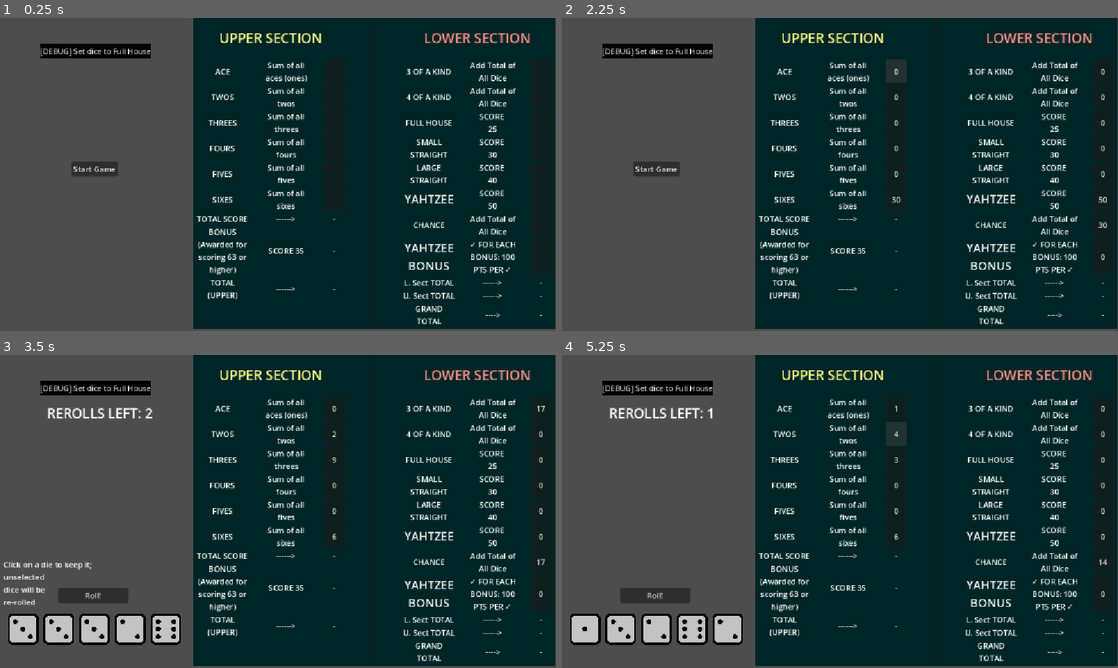
Above: before the commit, frames 1-4 (two rows, left to right).
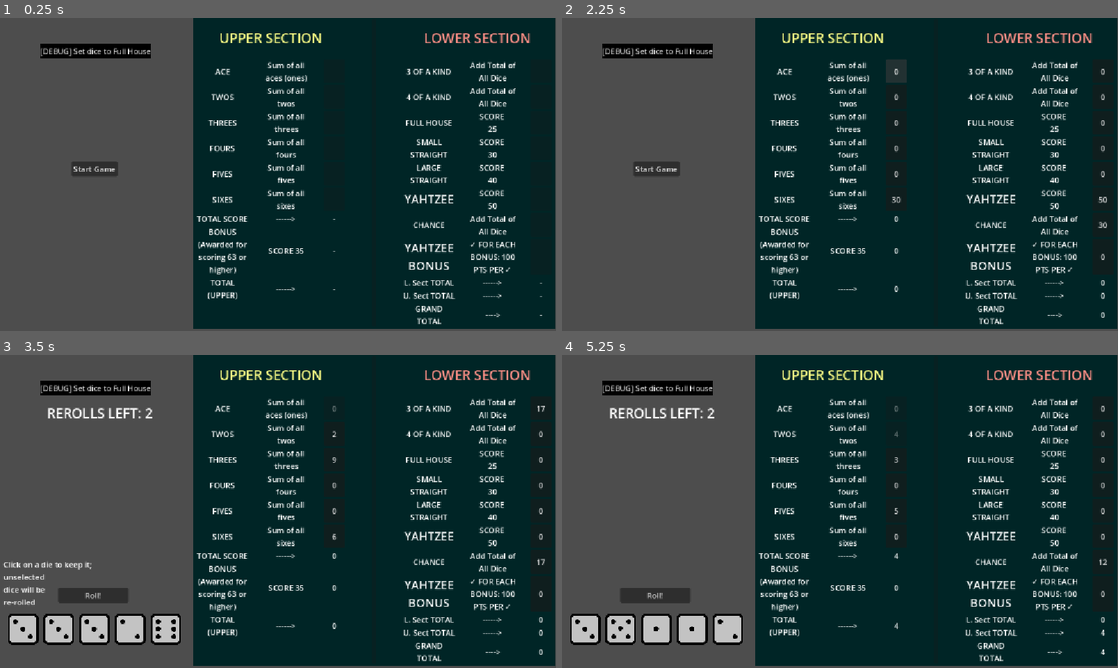
Above: after the commit, the same moments.

Repository: Cuppit/yahtzee
Game: Godot game, scene res://scenes/game_screen/game_screen.tscn
The game is run twice, just before and just after one commit, with the same random seed, the same clock (stepped at 60 frames per second) and the same inputs.
Inputs (mouse positions are in pixels of both pictures, inside the frame that each line leads up to):
- Up to frame 1 (0.25 s): no input
- Up to frame 2 (2.25 s): click (895, 71) at 0.52 s; click "[DEBUG] Set dice to Full House" at 1.25 s; click "0" at 2 s
- Up to frame 3 (3.5 s): click "Start Game" at 2.75 s
- Up to frame 4 (5.25 s): click "Roll!" at 3.5 s; click (895, 408) at 4.25 s, where only the run before the commit has a clickable "1"; click "4" at 5 s

The runs differ from the first frame. In frame 2, less than 0.1% of the frame differs, in the area x 59-98%, y 63-96%; in frame 3, less than 0.1%; in frame 4, 0.6%, in the area x 2-99%, y 16-96%.

Commit message:
scoring mostly complete

Diff:
--- /dev/null
+++ b/lab/dictionarytesting/dictionarytesting.gd
@@ -0,0 +1,8 @@
+extends Node
+
+var somedict = {"apple": 0, "banana": 1}
+
+func _ready():
+	for item in somedict:
+		print("The key is going to be: ",str(item),".  The value is going to be: ",str(somedict[item]))
+		print("type of key is: ",typeof(item), "The type of its val is: ",typeof(somedict[item]))
--- /dev/null
+++ b/lab/dictionarytesting/dictionarytesting.tscn
@@ -0,0 +1,6 @@
+[gd_scene format=3 uid="uid://dj1yeis33cr65"]
+
+[ext_resource type="Script" uid="uid://dcg04srgkbqtn" path="res://lab/dictionarytesting/dictionarytesting.gd" id="1_k2fdc"]
+
+[node name="Dictionarytesting" type="Node" unique_id=810607946]
+script = ExtResource("1_k2fdc")
--- a/scenes/dice/dice.gd
+++ b/scenes/dice/dice.gd
@@ -1,4 +1,11 @@
 extends GridContainer
+
+func unselect_dice():
+	for child in get_children():
+		if child is Die:
+			child.selected = false
+			child.set_pressed(false)
+
 
 # Gets a list of the current values of the dice,
 # returns them as an array of integers.
--- a/scenes/die/die.gd
+++ b/scenes/die/die.gd
@@ -4,6 +4,7 @@
 @onready var sel_ind = $SelectionIndicator
 
 var dice_spriteframes = preload("res://assets/custom_resources/dice.tres")
+
 var selected:bool = false
 
 var value:int = 1:
--- a/scenes/game_screen/game_screen.gd
+++ b/scenes/game_screen/game_screen.gd
@@ -39,10 +39,21 @@
 		tmr_no_rerolls_left.start()
 
 
+# called whenever the player claims a score for a category
+func process_cat_claim():
+	# Check if there are any more available categories
+	if true in (score_sheet.categories_available.values()):
+		print("still some categories available, beginning a new round:")
+		dice.unselect_dice()
+		dice.roll_all()
+		score_sheet.update_options(dice.get_current_roll())
+		rerolls = 2
+
 
 func _on_btn_game_start_pressed():
 	print("GAME STARTED")
 	dice.roll_all()
+	score_sheet.score_category_claimed.connect(func(): process_cat_claim())
 	score_sheet.update_options(dice.get_current_roll())
 	# Reset the score sheet
 	# TODO 20260823: If it becomes necessary, write a function to reset the
--- a/scenes/score_sheet/score_sheet.gd
+++ b/scenes/score_sheet/score_sheet.gd
@@ -3,6 +3,7 @@
 ## presents a player's score, and it also holds the player's scores.
 
 # --signals
+signal score_category_claimed
 
 # --enums
 
@@ -17,6 +18,7 @@
 # -- @export variables
 
 # -- remaining regular variables
+var last_dice_vals = [1,1,1,1,1]
 
 # Stores the current point value each field of the scoresheet currently has
 var scores:Dictionary = {
@@ -90,6 +92,11 @@
 @onready var lbl_chance =  $HBoxContainer/LowerSection/Chance/Score/lbl
 @onready var btn_yahtzee_bonus = $HBoxContainer/LowerSection/YahtzeeBonus/Score/btn
 @onready var lbl_yahtzee_bonus = $HBoxContainer/LowerSection/YahtzeeBonus/Score/lbl
+
+@onready var lbl_score_subtotal_lowersect = $HBoxContainer/LowerSection/LowerSectionTotal/Score/lbl
+@onready var lbl_score_uppersecttotal_lowersect = $HBoxContainer/LowerSection/UpperSectionTotal/Score/lbl
+@onready var lbl_score_grandtotal_uppersect = $HBoxContainer/LowerSection/GrandTotal/Score/lbl
+
 
 # Part of a method to make iteration over the buttons simpler
 var score_buttons = [btn_score_aces,btn_score_twos,btn_score_threes,btn_score_fours,
@@ -195,11 +202,60 @@
 
 	return score
 
+
+# Updates the
+func update_score_totals():
+	# TODO 20260831: Finish updating score totals
+	var uppersect_subtot = 0
+	var uppersect_bonus = 0
+	var lowersect_subtot = 0
+
+
+	for cat in scores:
+		print("adding ",cat," to subtotal:")
+		if cat in ["aces","twos","threes","fours","fives","sixes"]:
+			uppersect_subtot += scores[cat]
+
+		if cat in ["three_of_a_kind","four_of_a_kind","full_house","sm_straight","lg_straight","yahtzee","chance","yahtzee_bonus"]:
+			lowersect_subtot += scores[cat]
+
+	uppersect_bonus = 35 if uppersect_subtot >= 63 else 0
+
+	lbl_score_subtotal_uppersect.text = str(uppersect_subtot)
+	lbl_score_bonus_uppersect.text = str(uppersect_bonus)
+	lbl_score_total_uppersect.text = str(uppersect_subtot + uppersect_bonus)
+
+
+	lbl_score_subtotal_lowersect.text = str(lowersect_subtot)
+	lbl_score_uppersecttotal_lowersect.text = str(uppersect_subtot + uppersect_bonus)
+	lbl_score_grandtotal_uppersect.text = str(lowersect_subtot + uppersect_subtot + uppersect_bonus)
+
+	pass
+
+
+# Checks
+func enable_buttons_by_availability():
+	score_buttons = [btn_score_aces,btn_score_twos,btn_score_threes,btn_score_fours,
+			btn_score_fives,btn_score_sixes,btn_three_of_a_kind,btn_four_of_a_kind,btn_full_house,
+			btn_small_straight,btn_large_straight,btn_yahtzee,btn_chance,btn_yahtzee_bonus]
+	score_labels = [lbl_score_aces,lbl_score_twos,lbl_score_threes,lbl_score_fours,
+			lbl_score_fives,lbl_score_sixes,lbl_three_of_a_kind,lbl_four_of_a_kind,lbl_full_house,
+			lbl_small_straight,lbl_large_straight,lbl_yahtzee,lbl_chance,lbl_yahtzee_bonus]
+
+	var catkeys = categories_available.keys()
+	for cat in range (0, len(catkeys)):
+		score_buttons[cat].disabled = false if categories_available[catkeys[cat]] else true
+
+
 # Updates score values portrayed on the
 # TODO 20260824: FINISH update_options() FUNCTION
 # Decide optimal procedure (generate scores for this point in the game first,
 # THEN assign labels?  or assign the labels immediately?
 func update_options(dice_vals):
+
+	# Store this "hand" of dice for subsequent use by the scoring buttons
+	last_dice_vals = dice_vals
+
 	# Grab the UI buttons again, since they might have been nil when they were
 	# grabbed at scene startup
 	score_buttons = [btn_score_aces,btn_score_twos,btn_score_threes,btn_score_fours,
@@ -208,34 +264,72 @@
 	score_labels = [lbl_score_aces,lbl_score_twos,lbl_score_threes,lbl_score_fours,
 			lbl_score_fives,lbl_score_sixes,lbl_three_of_a_kind,lbl_four_of_a_kind,lbl_full_house,
 			lbl_small_straight,lbl_large_straight,lbl_yahtzee,lbl_chance,lbl_yahtzee_bonus]
+
+	# Check for available categories, and enable score buttons accordingly
+	enable_buttons_by_availability()
+
+	# Update the appropriate buttons with text as necessary
 	var score = 0
 	var cats = categories_available.keys()
 	for cat in range(0,len(cats)):
-		score = 0
-		if cats[cat] in ["aces","twos","threes","fours","fives","sixes"]:
-			for val in dice_vals:
-				if val == cat+1:
-					score += val
-			print("About to write to the object")
-		elif cats[cat] in ["three_of_a_kind","four_of_a_kind"]:
-			if (is_of_a_kind(dice_vals, THREE) or is_of_a_kind(dice_vals, FOUR)):
+		if (categories_available[cats[cat]]):
+			score = 0
+			if cats[cat] in ["aces","twos","threes","fours","fives","sixes"]:
 				for val in dice_vals:
-					score += val
-		elif cats[cat] == "full_house":
-			score = 25 if is_full_house(dice_vals) else 0
-		elif cats[cat] == "sm_straight":
-			score = 30 if is_straight(dice_vals, SMALL) else 0
-		elif cats[cat] == "lg_straight":
-			score = 40 if is_straight(dice_vals, LARGE) else 0
-		if categories_available[cats[cat]]:
+					if val == cat+1:
+						score += val
+				print("About to write to the object")
+			elif cats[cat] in ["three_of_a_kind","four_of_a_kind"]:
+				if (is_of_a_kind(dice_vals, THREE) or is_of_a_kind(dice_vals, FOUR)):
+					for val in dice_vals:
+						score += val
+			elif cats[cat] == "full_house":
+				score = 25 if is_full_house(dice_vals) else 0
+			elif cats[cat] == "sm_straight":
+				score = 30 if is_straight(dice_vals, SMALL) else 0
+			elif cats[cat] == "lg_straight":
+				score = 40 if is_straight(dice_vals, LARGE) else 0
 			score_buttons[cat].text = str(get_score(dice_vals, cats[cat]))
 
 
+
+# Functionality for applying a score to a category, in response to the player
+# clicking on the button associated with that category.
 func _on_btn_pressed(pressed_btn):
 	print("button pressed: ",pressed_btn)
 	print("test")
+	var cat = categories_available.keys()[score_buttons.find(pressed_btn)]
+	# Mark appropriate category as "unavailable"
+	categories_available[cat] = false
+	#print([1, 2, 3].reduce(func(accum, number): return accum + number, 10))
+
+	# Godot equivalent of calling sum on an array of ints?
+	scores[cat] = get_score(last_dice_vals, cat)
+	score_category_claimed.emit()
+
+	# Update the totals displayed on the score sheet since they may have
+	# changed
+	update_score_totals()
+
+
+
 	pass # Replace with function body.
 
+
 func _ready():
+	# Connecting all buttons to the "_on_btn_pressed" method
 	btn_three_of_a_kind.pressed.connect(func(): _on_btn_pressed(btn_three_of_a_kind))
 	btn_four_of_a_kind.pressed.connect(func(): _on_btn_pressed(btn_four_of_a_kind))
+	btn_score_aces.pressed.connect(func(): _on_btn_pressed(btn_score_aces))
+	btn_score_twos.pressed.connect(func(): _on_btn_pressed(btn_score_twos))
+	btn_score_threes.pressed.connect(func(): _on_btn_pressed(btn_score_threes))
+	btn_score_fours.pressed.connect(func(): _on_btn_pressed(btn_score_fours))
+	btn_score_fives.pressed.connect(func(): _on_btn_pressed(btn_score_fives))
+	btn_score_sixes.pressed.connect(func(): _on_btn_pressed(btn_score_sixes))
+	btn_three_of_a_kind.pressed.connect(func(): _on_btn_pressed(btn_three_of_a_kind))
+	btn_four_of_a_kind.pressed.connect(func(): _on_btn_pressed(btn_four_of_a_kind))
+	btn_full_house.pressed.connect(func(): _on_btn_pressed(btn_full_house))
+	btn_small_straight.pressed.connect(func(): _on_btn_pressed(btn_small_straight))
+	btn_large_straight.pressed.connect(func(): _on_btn_pressed(btn_large_straight))
+	btn_yahtzee.pressed.connect(func(): _on_btn_pressed(btn_yahtzee))
+	btn_chance.pressed.connect(func(): _on_btn_pressed(btn_chance))
--- a/scenes/score_sheet/score_sheet.tscn
+++ b/scenes/score_sheet/score_sheet.tscn
@@ -81,6 +81,7 @@
 
 [node name="btn" type="Button" parent="HBoxContainer/VBoxContainer/UpperSection/Aces/Score" unique_id=1801745082]
 layout_mode = 2
+disabled = true
 
 [node name="lbl" type="Label" parent="HBoxContainer/VBoxContainer/UpperSection/Aces/Score" unique_id=122571770]
 layout_mode = 2
@@ -124,6 +125,7 @@
 
 [node name="btn" type="Button" parent="HBoxContainer/VBoxContainer/UpperSection/Twos/Score" unique_id=1929632169]
 layout_mode = 2
+disabled = true
 
 [node name="lbl" type="Label" parent="HBoxContainer/VBoxContainer/UpperSection/Twos/Score" unique_id=967926282]
 layout_mode = 2
@@ -167,6 +169,7 @@
 
 [node name="btn" type="Button" parent="HBoxContainer/VBoxContainer/UpperSection/Threes/Score" unique_id=371836186]
 layout_mode = 2
+disabled = true
 
 [node name="lbl" type="Label" parent="HBoxContainer/VBoxContainer/UpperSection/Threes/Score" unique_id=227657041]
 layout_mode = 2
@@ -210,6 +213,7 @@
 
 [node name="btn" type="Button" parent="HBoxContainer/VBoxContainer/UpperSection/Fours/Score" unique_id=2019232443]
 layout_mode = 2
+disabled = true
 
 [node name="lbl" type="Label" parent="HBoxContainer/VBoxContainer/UpperSection/Fours/Score" unique_id=995262895]
 layout_mode = 2
@@ -253,6 +257,7 @@
 
 [node name="btn" type="Button" parent="HBoxContainer/VBoxContainer/UpperSection/Fives/Score" unique_id=858801354]
 layout_mode = 2
+disabled = true
 
 [node name="lbl" type="Label" parent="HBoxContainer/VBoxContainer/UpperSection/Fives/Score" unique_id=552185425]
 layout_mode = 2
@@ -296,6 +301,7 @@
 
 [node name="btn" type="Button" parent="HBoxContainer/VBoxContainer/UpperSection/Sixes/Score" unique_id=191201934]
 layout_mode = 2
+disabled = true
 
 [node name="lbl" type="Label" parent="HBoxContainer/VBoxContainer/UpperSection/Sixes/Score" unique_id=287992446]
 layout_mode = 2
@@ -485,6 +491,7 @@
 
 [node name="btn" type="Button" parent="HBoxContainer/LowerSection/ThreeOfAKind/ThreeOfAKindScore" unique_id=1396495007]
 layout_mode = 2
+disabled = true
 
 [node name="lbl" type="Label" parent="HBoxContainer/LowerSection/ThreeOfAKind/ThreeOfAKindScore" unique_id=1437037853]
 layout_mode = 2
@@ -528,6 +535,7 @@
 
 [node name="btn" type="Button" parent="HBoxContainer/LowerSection/FourOfAKind/Score" unique_id=603908122]
 layout_mode = 2
+disabled = true
 
 [node name="lbl" type="Label" parent="HBoxContainer/LowerSection/FourOfAKind/Score" unique_id=442493455]
 layout_mode = 2
@@ -573,6 +581,7 @@
 
 [node name="btn" type="Button" parent="HBoxContainer/LowerSection/FullHouse/Score" unique_id=99480190]
 layout_mode = 2
+disabled = true
 
 [node name="lbl" type="Label" parent="HBoxContainer/LowerSection/FullHouse/Score" unique_id=514232839]
 layout_mode = 2
@@ -618,6 +627,7 @@
 
 [node name="btn" type="Button" parent="HBoxContainer/LowerSection/SmallStraight/Score" unique_id=1715680047]
 layout_mode = 2
+disabled = true
 
 [node name="lbl" type="Label" parent="HBoxContainer/LowerSection/SmallStraight/Score" unique_id=1893930602]
 layout_mode = 2
@@ -663,6 +673,7 @@
 
 [node name="btn" type="Button" parent="HBoxContainer/LowerSection/LargeStraight/Score" unique_id=1784706040]
 layout_mode = 2
+disabled = true
 
 [node name="lbl" type="Label" parent="HBoxContainer/LowerSection/LargeStraight/Score" unique_id=1879776798]
 layout_mode = 2
@@ -708,6 +719,7 @@
 
 [node name="btn" type="Button" parent="HBoxContainer/LowerSection/Yahtzee/Score" unique_id=1173662197]
 layout_mode = 2
+disabled = true
 
 [node name="lbl" type="Label" parent="HBoxContainer/LowerSection/Yahtzee/Score" unique_id=1141558746]
 layout_mode = 2
@@ -751,6 +763,7 @@
 
 [node name="btn" type="Button" parent="HBoxContainer/LowerSection/Chance/Score" unique_id=811148499]
 layout_mode = 2
+disabled = true
 
 [node name="lbl" type="Label" parent="HBoxContainer/LowerSection/Chance/Score" unique_id=1051971655]
 layout_mode = 2
@@ -795,6 +808,7 @@
 
 [node name="btn" type="Button" parent="HBoxContainer/LowerSection/YahtzeeBonus/Score" unique_id=1963450152]
 layout_mode = 2
+disabled = true
 
 [node name="lbl" type="Label" parent="HBoxContainer/LowerSection/YahtzeeBonus/Score" unique_id=1347597137]
 layout_mode = 2
@@ -802,41 +816,41 @@
 [node name="LowerSectionTotal" type="HBoxContainer" parent="HBoxContainer/LowerSection" unique_id=1527171937]
 layout_mode = 2
 
-[node name="MarginContainer" type="MarginContainer" parent="HBoxContainer/LowerSection/LowerSectionTotal" unique_id=1670569443]
-custom_minimum_size = Vector2(128, -1)
-custom_maximum_size = Vector2(128, -1)
-layout_mode = 2
-theme_override_constants/margin_left = 10
-theme_override_constants/margin_right = 10
-
-[node name="Label" type="Label" parent="HBoxContainer/LowerSection/LowerSectionTotal/MarginContainer" unique_id=1773570295]
+[node name="Title" type="MarginContainer" parent="HBoxContainer/LowerSection/LowerSectionTotal" unique_id=1670569443]
+custom_minimum_size = Vector2(128, -1)
+custom_maximum_size = Vector2(128, -1)
+layout_mode = 2
+theme_override_constants/margin_left = 10
+theme_override_constants/margin_right = 10
+
+[node name="lbl" type="Label" parent="HBoxContainer/LowerSection/LowerSectionTotal/Title" unique_id=1773570295]
 layout_mode = 2
 theme_override_font_sizes/font_size = 16
 text = "L. Sect TOTAL"
 horizontal_alignment = 1
 autowrap_mode = 3
 
-[node name="MarginContainer2" type="MarginContainer" parent="HBoxContainer/LowerSection/LowerSectionTotal" unique_id=1493638906]
-custom_minimum_size = Vector2(128, -1)
-custom_maximum_size = Vector2(128, -1)
-layout_mode = 2
-theme_override_constants/margin_left = 10
-theme_override_constants/margin_right = 10
-
-[node name="Label" type="Label" parent="HBoxContainer/LowerSection/LowerSectionTotal/MarginContainer2" unique_id=725780585]
+[node name="Desc" type="MarginContainer" parent="HBoxContainer/LowerSection/LowerSectionTotal" unique_id=1493638906]
+custom_minimum_size = Vector2(128, -1)
+custom_maximum_size = Vector2(128, -1)
+layout_mode = 2
+theme_override_constants/margin_left = 10
+theme_override_constants/margin_right = 10
+
+[node name="lbl" type="Label" parent="HBoxContainer/LowerSection/LowerSectionTotal/Desc" unique_id=725780585]
 layout_mode = 2
 text = "------>"
 horizontal_alignment = 1
 autowrap_mode = 3
 
-[node name="MarginContainer3" type="MarginContainer" parent="HBoxContainer/LowerSection/LowerSectionTotal" unique_id=1168032218]
-custom_minimum_size = Vector2(64, -1)
-custom_maximum_size = Vector2(64, -1)
-layout_mode = 2
-theme_override_constants/margin_left = 10
-theme_override_constants/margin_right = 10
-
-[node name="Label" type="Label" parent="HBoxContainer/LowerSection/LowerSectionTotal/MarginContainer3" unique_id=398475852]
+[node name="Score" type="MarginContainer" parent="HBoxContainer/LowerSection/LowerSectionTotal" unique_id=1168032218]
+custom_minimum_size = Vector2(64, -1)
+custom_maximum_size = Vector2(64, -1)
+layout_mode = 2
+theme_override_constants/margin_left = 10
+theme_override_constants/margin_right = 10
+
+[node name="lbl" type="Label" parent="HBoxContainer/LowerSection/LowerSectionTotal/Score" unique_id=398475852]
 layout_mode = 2
 text = "-"
 horizontal_alignment = 1
@@ -845,41 +859,41 @@
 [node name="UpperSectionTotal" type="HBoxContainer" parent="HBoxContainer/LowerSection" unique_id=1907658846]
 layout_mode = 2
 
-[node name="MarginContainer" type="MarginContainer" parent="HBoxContainer/LowerSection/UpperSectionTotal" unique_id=2105108150]
-custom_minimum_size = Vector2(128, -1)
-custom_maximum_size = Vector2(128, -1)
-layout_mode = 2
-theme_override_constants/margin_left = 10
-theme_override_constants/margin_right = 10
-
-[node name="Label" type="Label" parent="HBoxContainer/LowerSection/UpperSectionTotal/MarginContainer" unique_id=1199270418]
+[node name="Title" type="MarginContainer" parent="HBoxContainer/LowerSection/UpperSectionTotal" unique_id=2105108150]
+custom_minimum_size = Vector2(128, -1)
+custom_maximum_size = Vector2(128, -1)
+layout_mode = 2
+theme_override_constants/margin_left = 10
+theme_override_constants/margin_right = 10
+
+[node name="lbl" type="Label" parent="HBoxContainer/LowerSection/UpperSectionTotal/Title" unique_id=1199270418]
 layout_mode = 2
 theme_override_font_sizes/font_size = 16
 text = "U. Sect TOTAL"
 horizontal_alignment = 1
 autowrap_mode = 3
 
-[node name="MarginContainer2" type="MarginContainer" parent="HBoxContainer/LowerSection/UpperSectionTotal" unique_id=1011381891]
-custom_minimum_size = Vector2(128, -1)
-custom_maximum_size = Vector2(128, -1)
-layout_mode = 2
-theme_override_constants/margin_left = 10
-theme_override_constants/margin_right = 10
-
-[node name="Label" type="Label" parent="HBoxContainer/LowerSection/UpperSectionTotal/MarginContainer2" unique_id=2078420373]
+[node name="Desc" type="MarginContainer" parent="HBoxContainer/LowerSection/UpperSectionTotal" unique_id=1011381891]
+custom_minimum_size = Vector2(128, -1)
+custom_maximum_size = Vector2(128, -1)
+layout_mode = 2
+theme_override_constants/margin_left = 10
+theme_override_constants/margin_right = 10
+
+[node name="lbl" type="Label" parent="HBoxContainer/LowerSection/UpperSectionTotal/Desc" unique_id=2078420373]
 layout_mode = 2
 text = "------>"
 horizontal_alignment = 1
 autowrap_mode = 3
 
-[node name="MarginContainer3" type="MarginContainer" parent="HBoxContainer/LowerSection/UpperSectionTotal" unique_id=971822095]
-custom_minimum_size = Vector2(64, -1)
-custom_maximum_size = Vector2(64, -1)
-layout_mode = 2
-theme_override_constants/margin_left = 10
-theme_override_constants/margin_right = 10
-
-[node name="Label" type="Label" parent="HBoxContainer/LowerSection/UpperSectionTotal/MarginContainer3" unique_id=1709542724]
+[node name="Score" type="MarginContainer" parent="HBoxContainer/LowerSection/UpperSectionTotal" unique_id=971822095]
+custom_minimum_size = Vector2(64, -1)
+custom_maximum_size = Vector2(64, -1)
+layout_mode = 2
+theme_override_constants/margin_left = 10
+theme_override_constants/margin_right = 10
+
+[node name="lbl" type="Label" parent="HBoxContainer/LowerSection/UpperSectionTotal/Score" unique_id=1709542724]
 layout_mode = 2
 text = "-"
 horizontal_alignment = 1
@@ -888,45 +902,42 @@
 [node name="GrandTotal" type="HBoxContainer" parent="HBoxContainer/LowerSection" unique_id=969800611]
 layout_mode = 2
 
-[node name="MarginContainer" type="MarginContainer" parent="HBoxContainer/LowerSection/GrandTotal" unique_id=307740495]
-custom_minimum_size = Vector2(128, -1)
-custom_maximum_size = Vector2(128, -1)
-layout_mode = 2
-theme_override_constants/margin_left = 10
-theme_override_constants/margin_right = 10
-
-[node name="Label" type="Label" parent="HBoxContainer/LowerSection/GrandTotal/MarginContainer" unique_id=506530681]
+[node name="Title" type="MarginContainer" parent="HBoxContainer/LowerSection/GrandTotal" unique_id=307740495]
+custom_minimum_size = Vector2(128, -1)
+custom_maximum_size = Vector2(128, -1)
+layout_mode = 2
+theme_override_constants/margin_left = 10
+theme_override_constants/margin_right = 10
+
+[node name="lbl" type="Label" parent="HBoxContainer/LowerSection/GrandTotal/Title" unique_id=506530681]
 layout_mode = 2
 theme_override_font_sizes/font_size = 16
 text = "GRAND TOTAL"
 horizontal_alignment = 1
 autowrap_mode = 3
 
-[node name="MarginContainer2" type="MarginContainer" parent="HBoxContainer/LowerSection/GrandTotal" unique_id=1795754855]
-custom_minimum_size = Vector2(128, -1)
-custom_maximum_size = Vector2(128, -1)
-layout_mode = 2
-theme_override_constants/margin_left = 10
-theme_override_constants/margin_right = 10
-
-[node name="Label" type="Label" parent="HBoxContainer/LowerSection/GrandTotal/MarginContainer2" unique_id=1996080006]
+[node name="Desc" type="MarginContainer" parent="HBoxContainer/LowerSection/GrandTotal" unique_id=1795754855]
+custom_minimum_size = Vector2(128, -1)
+custom_maximum_size = Vector2(128, -1)
+layout_mode = 2
+theme_override_constants/margin_left = 10
+theme_override_constants/margin_right = 10
+
+[node name="lbl" type="Label" parent="HBoxContainer/LowerSection/GrandTotal/Desc" unique_id=1996080006]
 layout_mode = 2
 text = "---->"
 horizontal_alignment = 1
 autowrap_mode = 3
 
-[node name="MarginContainer3" type="MarginContainer" parent="HBoxContainer/LowerSection/GrandTotal" unique_id=1147690828]
-custom_minimum_size = Vector2(64, -1)
-custom_maximum_size = Vector2(64, -1)
-layout_mode = 2
-theme_override_constants/margin_left = 10
-theme_override_constants/margin_right = 10
-
-[node name="Label" type="Label" parent="HBoxContainer/LowerSection/GrandTotal/MarginContainer3" unique_id=998066419]
+[node name="Score" type="MarginContainer" parent="HBoxContainer/LowerSection/GrandTotal" unique_id=1147690828]
+custom_minimum_size = Vector2(64, -1)
+custom_maximum_size = Vector2(64, -1)
+layout_mode = 2
+theme_override_constants/margin_left = 10
+theme_override_constants/margin_right = 10
+
+[node name="lbl" type="Label" parent="HBoxContainer/LowerSection/GrandTotal/Score" unique_id=998066419]
 layout_mode = 2
 text = "-"
 horizontal_alignment = 1
 autowrap_mode = 3
-
-[connection signal="pressed" from="HBoxContainer/VBoxContainer/UpperSection/Aces/Score/btn" to="." method="_on_btn_pressed"]
-[connection signal="pressed" from="HBoxContainer/VBoxContainer/UpperSection/Twos/Score/btn" to="." method="_on_btn_pressed"]
Not shown, added: devdocs/20260829_scoresheet-when to enable buttons.txt
Not shown, added: devdocs/20260831_scoresheet-score sum.txt
Not shown, added: lab/dictionarytesting/dictionarytesting.gd.uid
Not shown, added: lab/lab.md
